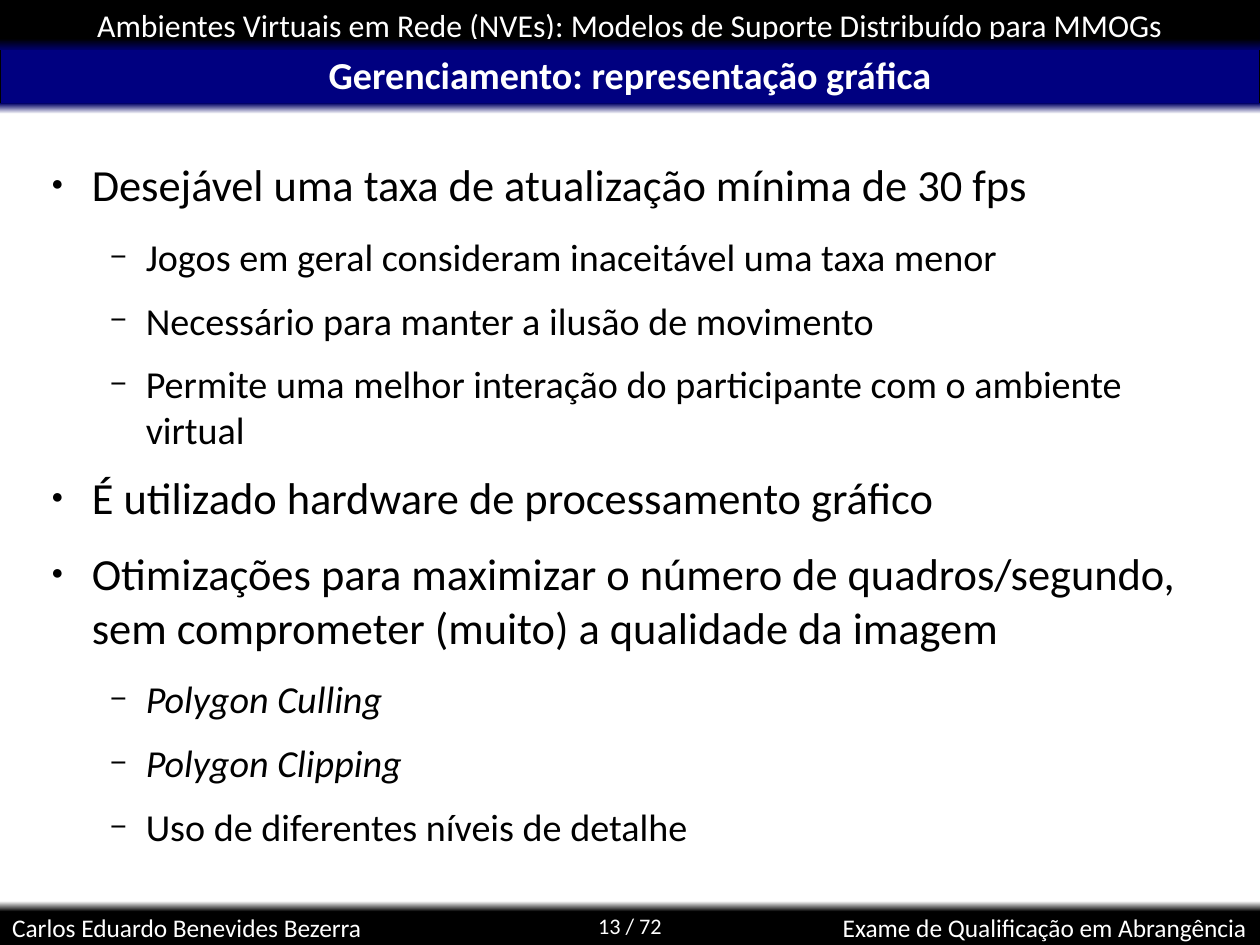
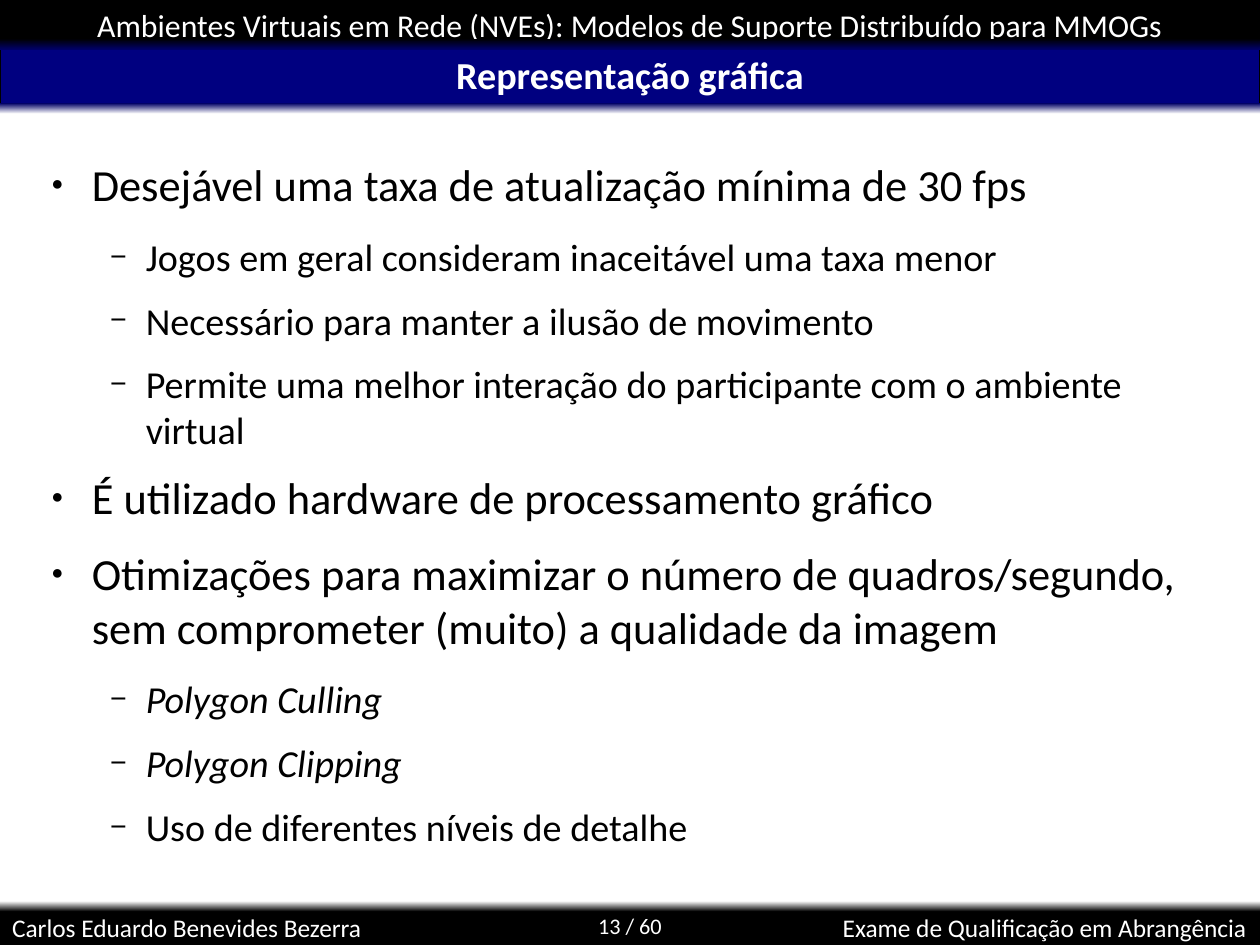
Before and after one commit to kdubezerra/kdubezerra, a slide deck: slide 13 of disciplinas/cmp600/app.ppt. Drawn at 1260x945 pixels with LibreOffice and Linux fonts; fonts in the diff are those of the drawing; background and template pictures are left out. Boxes give left, top, right and bottom in pixels: in the first picture for what was removed or moved away, otherwise in the second. Text is boxed around its words. In the diff, an @@ line names an element or a change of style, - is before the commit and + after.

```diff
--- a/disciplinas/cmp600/app.ppt
+++ b/disciplinas/cmp600/app.ppt
@@ title at bbox=[456, 62, 804, 96]: text changed @@
-Gerenciamento: representação gráfica
+Representação gráfica
@@ page number at bbox=[598, 919, 662, 934]: text changed @@
-13 / 72
+13 / 60
```
Also in this commit, not shown: 4 other slides changed, 21 slides added, 1 slide removed, 1 other file.
